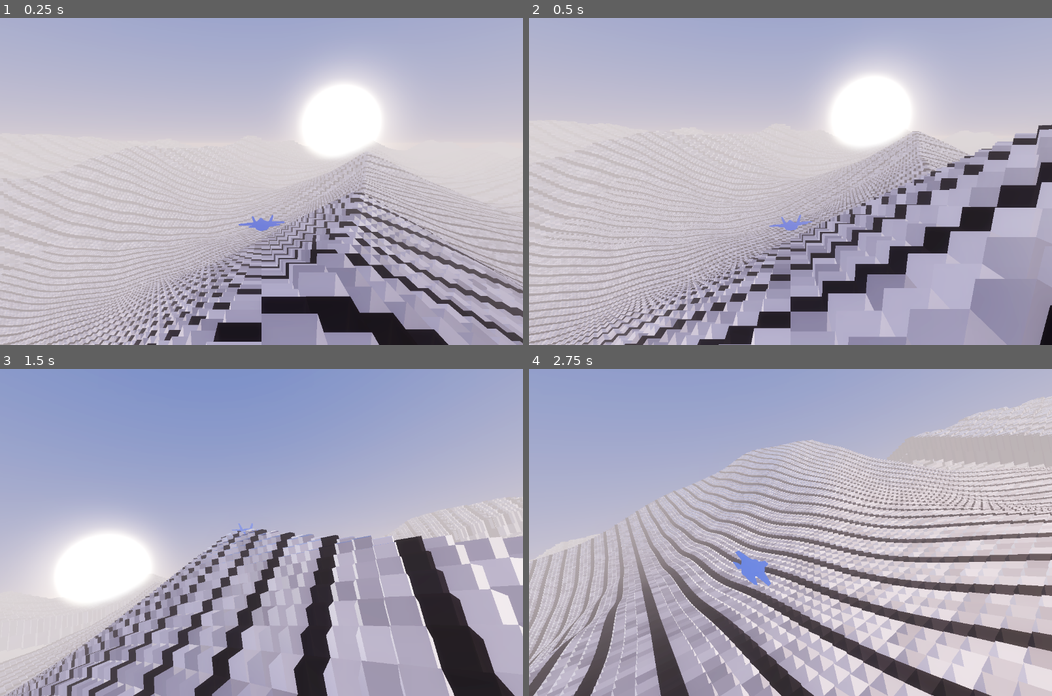
Above: before the commit, frames 1-4 (two rows, left to right).
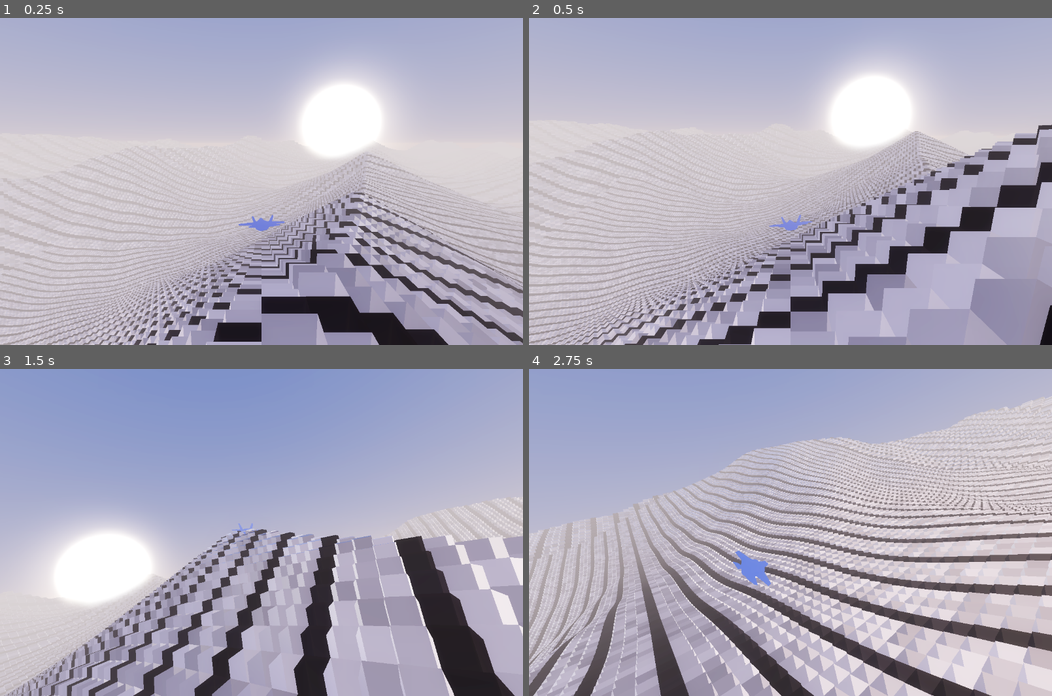
Above: after the commit, the same moments.

Repository: gallak87/tech9
Game: Godot game, scene res://scenes/Main.tscn
Same seed, same stepped clock (60 frames per second), same inputs: the game is played once before the commit and once after it.
Inputs (mouse positions are in pixels of both pictures, inside the frame that each line leads up to):
- Up to frame 1 (0.25 s): no input
- Up to frame 2 (0.5 s): no input
- Up to frame 3 (1.5 s): tap Enter at 0.5 s; move the mouse to (376, 516) at 0.52 s; hold D (steer_right) 0.53-1.25 s; hold Shift (boost) 0.53-1.25 s; click (376, 516) at 0.67 s; tap Space at 0.77 s; drag from (156, 548) to (235, 597) at 1.27 s
- Up to frame 4 (2.75 s): move the mouse to (842, 460) at 2.02 s; hold D (steer_right) from 2.03 s (still down); tap C at 2.1 s

Frame 1 is identical in both runs. In frame 2, 0.4% of the frame differs, in the area x 3-85%, y 34-71%; in frame 3, 0.1%; in frame 4, 2.5%, in the area x 0-100%, y 8-59%.

Commit message:
dg: fix chunk-sized holes at LOD seams — one shared snap for all rings
Rings each snapped to their own grid. Ring L covers snap_L +- 2*s_L and ring
L+1's hollow inner 2x2 is exactly snap_(L+1) +- 2*s_L — the same size, so they
only line up when the two snaps are equal. They differ by +-s_L for most player
positions, and whenever they do a one-chunk-wide strip of the hole is covered by
nothing at all and you see straight through the world.

Measured over 20k random positions: 44830 of 60000 LOD seams (75%) had an
uncovered strip. Present since Phase 1 — it showed as dark patches because the
hole revealed the dark below-horizon sky, and flipped to pale once the haze
shelf widened, which is what identified it.

Snapping every ring on the finest ring's grid makes coverage and hole identical
by construction. Asserts chunk_n divides by 2^(lod_count-1) so the shared step
stays a whole number of cells for the coarsest ring.

Diff:
--- a/games/duneglide/scripts/TerrainField.gd
+++ b/games/duneglide/scripts/TerrainField.gd
@@ -58,6 +58,15 @@
 
 
 func _ready() -> void:
+	# Every ring snaps on the finest ring's grid (see _relocate), so that step
+	# has to be a whole number of cells for the COARSEST ring too, or its cells
+	# slide off the world lattice and the terrain visibly crawls. chunk_n 48 with
+	# 4 LODs gives 48 / 8 = 6 cells per step; a 6th LOD would need 48 / 32 and
+	# would break it.
+	assert(chunk_n % int(pow(2, lod_count - 1)) == 0,
+		"chunk_n %d must divide by 2^(lod_count-1) = %d" % [
+			chunk_n, int(pow(2, lod_count - 1))])
+
 	_tgt = get_node_or_null(target) as Node3D
 	for l in lod_count:
 		var pitch: float = pitch0 * pow(2.0, l)
@@ -152,16 +161,31 @@
 
 func _relocate(force: bool) -> void:
 	var p := _tgt.global_position if _tgt else Vector3.ZERO
+
+	# ONE snap point for every ring, on the FINEST ring's grid.
+	#
+	# Rings used to snap to their own grid, which silently tore holes in the
+	# ground. Ring L covers snap_L +- 2*s_L, and ring L+1's hollow inner 2x2 is
+	# exactly snap_(L+1) +- 2*s_L — same size, so they only line up when the two
+	# snaps are equal. They differ by +-s_L for about half of all player
+	# positions, and whenever they do, a one-chunk-wide strip of the hole is
+	# covered by NOTHING and you see straight through the world. That is the
+	# chunk-sized patch that blinked in and out while flying (dark before the
+	# haze shelf widened, pale after).
+	#
+	# A shared snap makes coverage and hole identical by construction. Cells stay
+	# locked to the world lattice as long as the step is a whole number of cells
+	# for every ring, which is what the assert below guarantees.
+	var s0: float = chunk_n * pitch0
+	var snap := Vector2(
+		floor(p.x / s0 + 0.5) * s0,
+		floor(p.z / s0 + 0.5) * s0)
+
 	for r in _rings:
-		var s: float = r["size"]
-		# Snap to this ring's own chunk grid so cells stay locked to the world
-		# lattice instead of sliding along with the player.
-		var snap := Vector2(
-			floor(p.x / s + 0.5) * s,
-			floor(p.z / s + 0.5) * s)
 		if not force and snap.is_equal_approx(r["snap"]):
 			continue
 		r["snap"] = snap
+		var s: float = r["size"]
 		for c in r["nodes"]:
 			var o: Vector2i = c["off"]
 			var wp := Vector3(snap.x + (o.x + 0.5) * s, 0.0, snap.y + (o.y + 0.5) * s)
Not shown, changed: games/duneglide/ROADMAP.md
